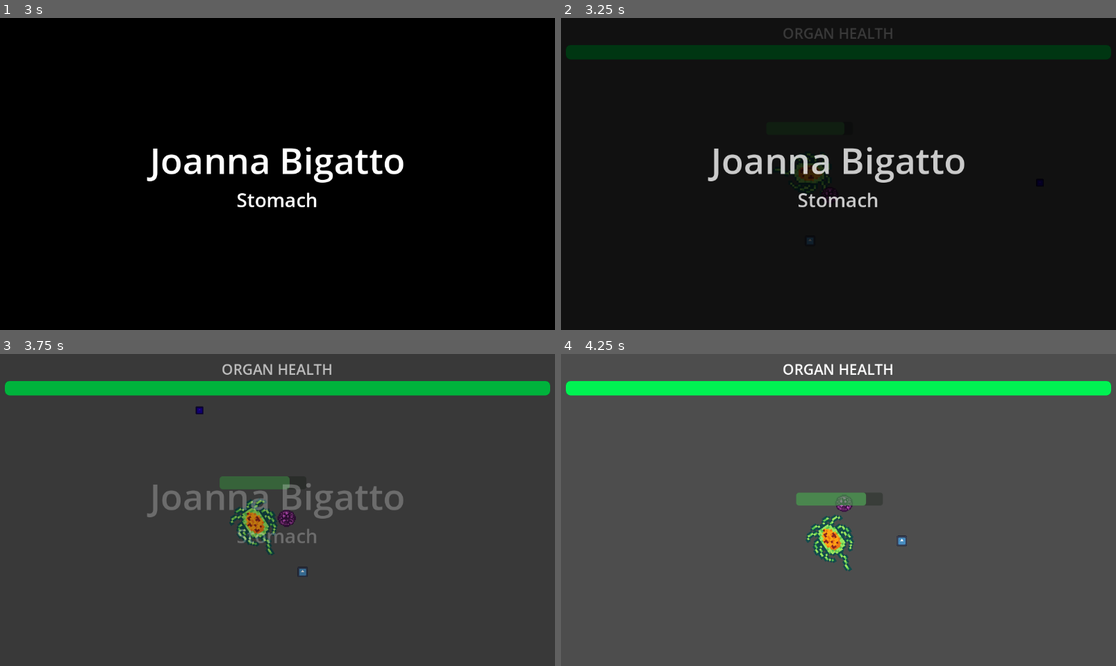
Above: before the commit, frames 1-4 (two rows, left to right).
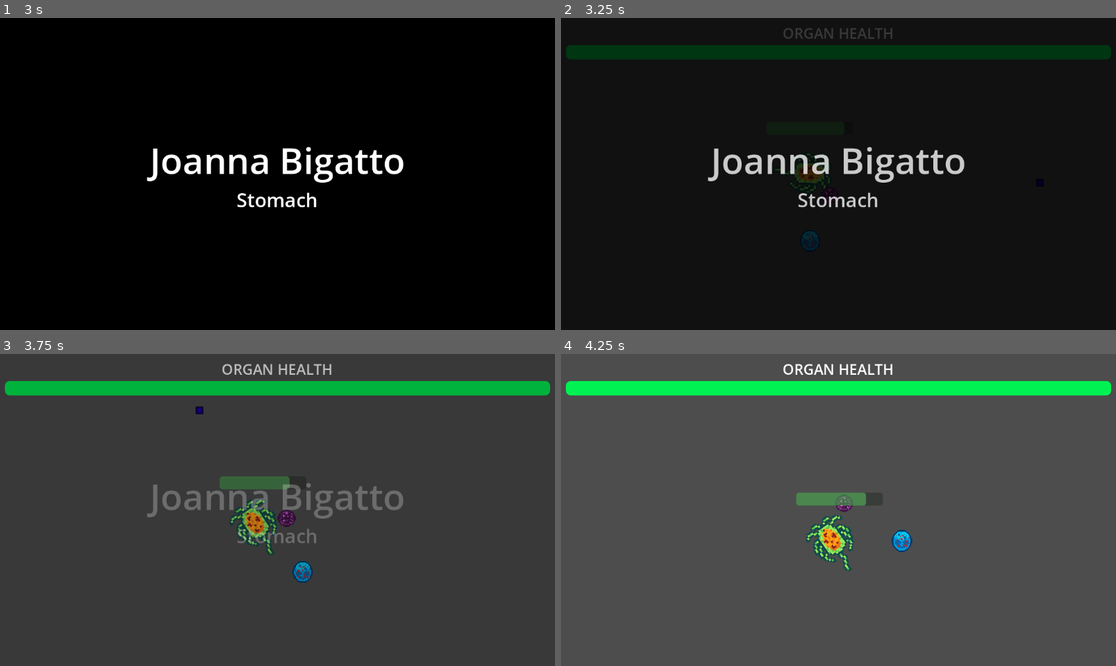
Above: after the commit, the same moments.

Repository: bgalerani94/godot-wild-jam-83
Game: Godot game, scene res://Prototypes/Scenes/Biga_enemy_follow_player.tscn
Two runs of this game, one before a commit and one after it. Both use one fixed random seed, a clock stepped at 60 frames per second and the inputs below. This scene is started directly instead of the project's main scene. The engine's default icon, where the game draws it, is replaced by a stand-in: a white triangle on a blue panel in a dark square.
Inputs (mouse positions are in pixels of both pictures, inside the frame that each line leads up to):
- Up to frame 1 (3 s): tap Enter (ui_accept) at 0.5, 0.77, 1.25, 1.52, 2, 2.75 s; move the mouse to (249, 236) at 0.52 s; press the mouse at (249, 236) at 0.53 s; hold W (move_up) 0.53-2.03 s; move the mouse to (444, 220) at 1.27 s; release the mouse at (444, 220) at 1.28 s; click (444, 220) at 1.35 s; move the mouse to (111, 127) at 2.02 s; press the mouse at (111, 127) at 2.03 s; hold A (move_left) from 2.03 s (still down); move the mouse to (305, 174) at 2.77 s; release the mouse at (305, 174) at 2.78 s; click (305, 174) at 2.85 s
- Up to frame 2 (3.25 s): keep holding A (move_left); tap Enter (ui_accept) at 3.02 s
- Up to frame 3 (3.75 s): move the mouse to (194, 432) at 3.52 s; release A (move_left) at 3.53 s; press the mouse at (194, 432) at 3.53 s; hold S (move_down) from 3.53 s (still down)
- Up to frame 4 (4.25 s): keep holding S (move_down); tap Enter (ui_accept) at 3.77 s

Frame 1 is identical in both runs. In frame 2, less than 0.1% of the frame differs, in the area x 43-47%, y 68-75%; in frame 3, 0.2%; in frame 4, 0.2%, in the area x 59-64%, y 56-64%.

Commit message:
added second enemy sprite

Diff:
--- a/Scenes/biga__test_enemy_2.tscn
+++ b/Scenes/biga__test_enemy_2.tscn
@@ -1,11 +1,33 @@
-[gd_scene load_steps=6 format=3 uid="uid://bs7t3mki86y2q"]
+[gd_scene load_steps=9 format=3 uid="uid://bs7t3mki86y2q"]
 
 [ext_resource type="Script" uid="uid://n5wkr4byxmmx" path="res://Scripts/biga__test_enemy_2.gd" id="1_6pyr6"]
-[ext_resource type="Texture2D" uid="uid://doyano5al7886" path="res://icon.svg" id="1_430v5"]
 [ext_resource type="PackedScene" uid="uid://bbdnb2eijfh6r" path="res://Bullets/Scenes/bullet.tscn" id="2_46q8v"]
+[ext_resource type="Texture2D" uid="uid://dn7a81iwhpccm" path="res://Assets/Enemy2Sheet.png" id="3_46q8v"]
+
+[sub_resource type="AtlasTexture" id="AtlasTexture_uif23"]
+atlas = ExtResource("3_46q8v")
+region = Rect2(0, 0, 32, 32)
+
+[sub_resource type="AtlasTexture" id="AtlasTexture_yb5yv"]
+atlas = ExtResource("3_46q8v")
+region = Rect2(32, 0, 32, 32)
+
+[sub_resource type="SpriteFrames" id="SpriteFrames_biuah"]
+animations = [{
+"frames": [{
+"duration": 1.0,
+"texture": SubResource("AtlasTexture_uif23")
+}, {
+"duration": 1.0,
+"texture": SubResource("AtlasTexture_yb5yv")
+}],
+"loop": true,
+"name": &"Idle",
+"speed": 4.0
+}]
 
 [sub_resource type="RectangleShape2D" id="RectangleShape2D_dgx7e"]
-size = Vector2(22, 22)
+size = Vector2(58, 52)
 
 [sub_resource type="CircleShape2D" id="CircleShape2D_46q8v"]
 radius = 137.004
@@ -15,9 +37,14 @@
 script = ExtResource("1_6pyr6")
 bulletScn = ExtResource("2_46q8v")
 
-[node name="Sprite2D" type="Sprite2D" parent="."]
-scale = Vector2(0.167969, 0.167969)
-texture = ExtResource("1_430v5")
+[node name="AnimatedSprite2D" type="AnimatedSprite2D" parent="."]
+texture_filter = 1
+scale = Vector2(1.625, 1.625)
+sprite_frames = SubResource("SpriteFrames_biuah")
+animation = &"Idle"
+autoplay = "Idle"
+frame = 1
+frame_progress = 0.669093
 
 [node name="CollisionShape2D" type="CollisionShape2D" parent="."]
 shape = SubResource("RectangleShape2D_dgx7e")
Binary file added: Assets/Enemy2Sheet.png
Not shown, added: Assets/Enemy2Sheet.png.import
